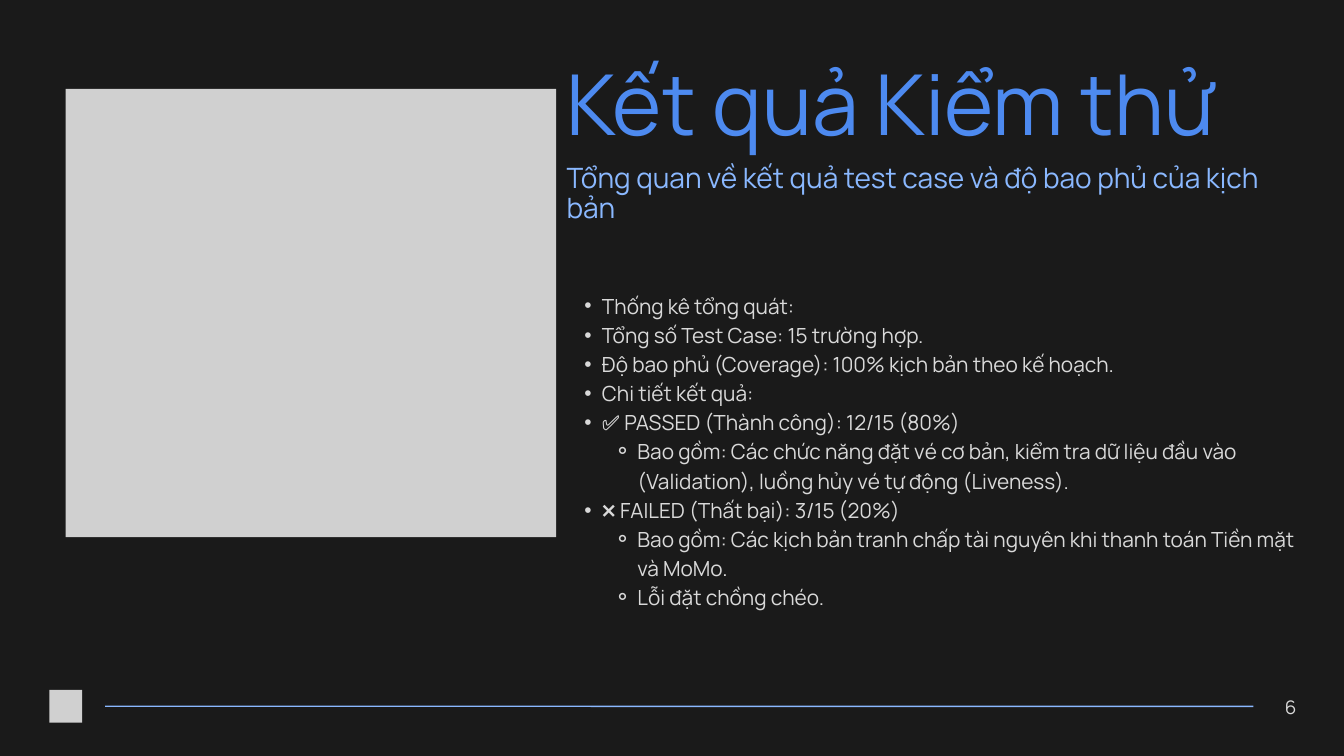
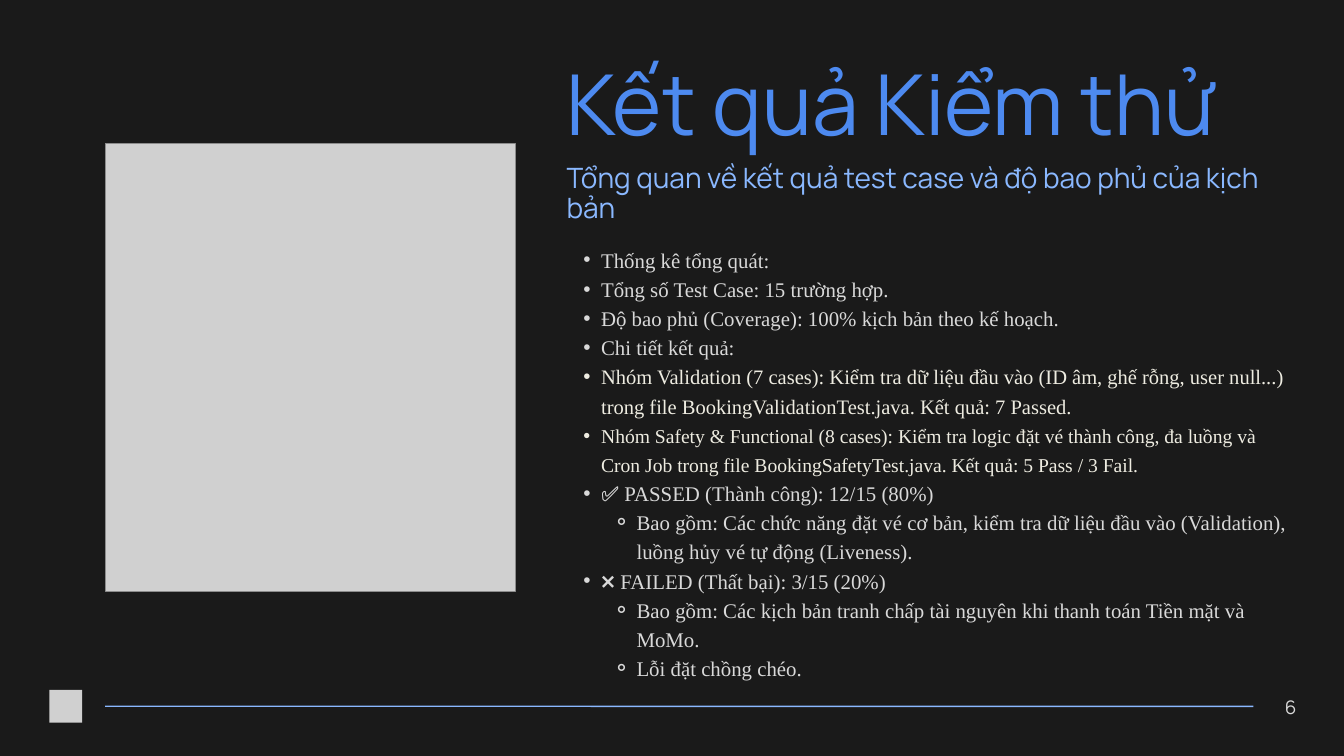
Before and after one commit to khanh208/QLDat_Ve, a slide deck: slide 7 of Bao-cao-KTPM/Bài thuyết trình - Kiểm Thử Phần Mềm (1).pptx (slide 6 before the commit). Drawn at 1344x756 pixels with LibreOffice and Linux fonts; fonts in the diff are those of the drawing; grey boxes stand for pictures. Boxes give left, top, right and bottom in pixels: in the first picture for what was removed or moved away, otherwise in the second. Text is boxed around its words. In the diff, an @@ line names an element or a change of style, - is before the commit and + after.

```diff
--- a/Bao-cao-KTPM/Bài thuyết trình - Kiểm Thử Phần Mềm (1).pptx
+++ b/Bao-cao-KTPM/Bài thuyết trình - Kiểm Thử Phần Mềm (1).pptx
@@ picture: place and size @@
-picture at [66,89,556,537]
+picture at [106,143,515,591]
@@ text "Thống kê tổng quát:": place and size @@
-text "Thống kê tổng quát:" at [602,295,1295,611]
+text "Thống kê tổng quát:" at [601,253,1286,681]
@@ text at [601,253,1286,681]: font Manrope to Times New Roman in "Thống kê tổng quát:", "Tổng số Test Case: 15 trường hợp.", "Độ bao phủ (Coverage): 100% kịch bản ...", "Chi tiết kết quả:" and 5 more places @@
@@ text at [601,369,1283,477]: paragraphs added @@
+  • Nhóm Validation (7 cases): Kiểm tra dữ liệu đầu vào (ID âm, ghế rỗng, user null...) trong file BookingValidationTest.java. Kết quả: 7 Passed.
+  • Nhóm Safety & Functional (8 cases): Kiểm tra logic đặt vé thành công, đa luồng và Cron Job trong file BookingSafetyTest.java. Kết quả: 5 Pass / 3 Fail.
```
Also in this commit, not shown: 8 other slides changed, 2 slides added, 9 other files.
